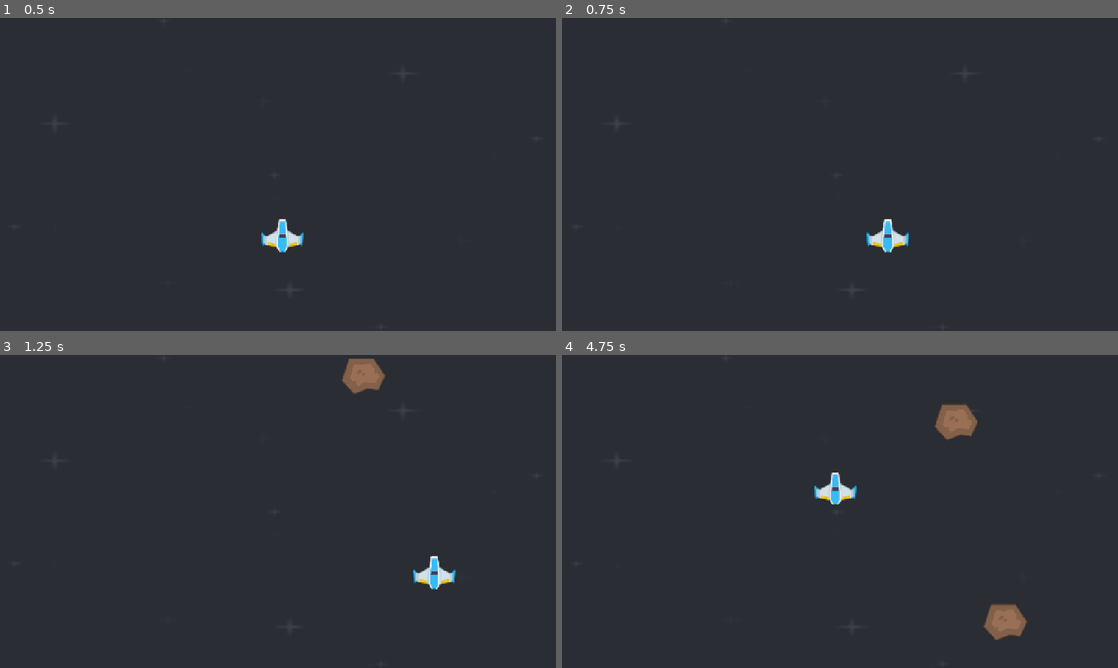
Above: before the commit, frames 1-4 (two rows, left to right).
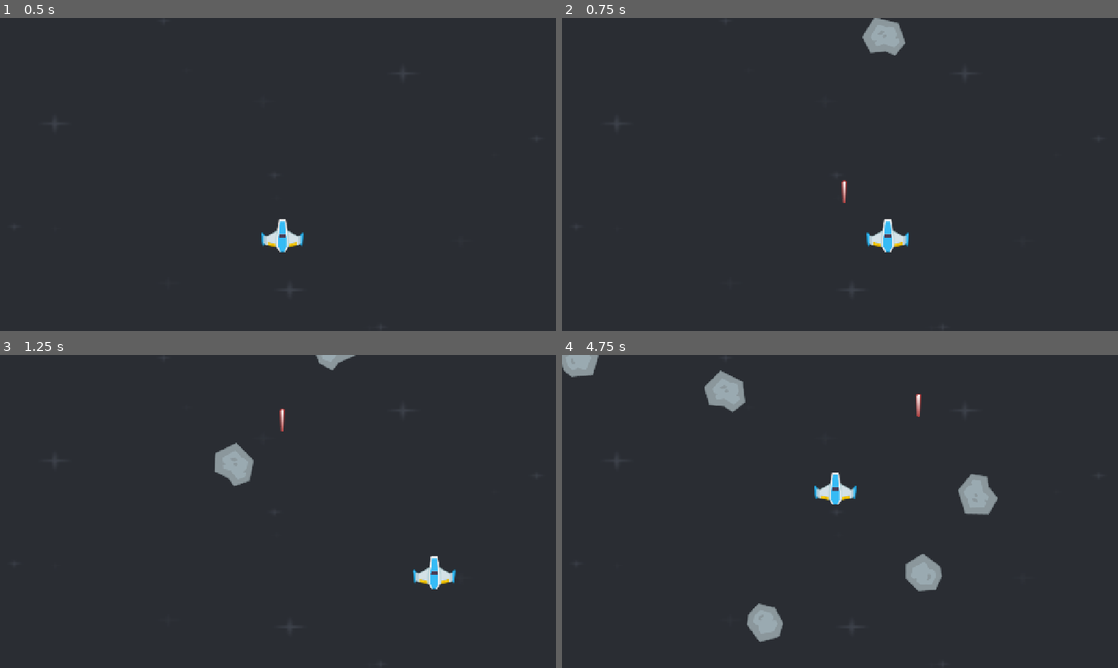
Above: after the commit, the same moments.

Repository: FrancescoRom/GodotSpacegame
Game: Godot game, scene res://level.tscn
The game is run twice, just before and just after one commit, with the same random seed, the same clock (stepped at 60 frames per second) and the same inputs.
Inputs:
- Up to frame 1 (0.5 s): no input
- Up to frame 2 (0.75 s): tap Enter at 0.5 s; hold D (right) from 0.53 s (still down); hold Space (shoot) from 0.53 s (still down)
- Up to frame 3 (1.25 s): keep holding D (right); keep holding Space (shoot)
- Up to frame 4 (4.75 s): release D (right) at 1.28 s; release Space (shoot) at 1.28 s; hold S (down) 1.28-2.03 s; tap Space (shoot) at 1.35, 2.85, 4.35 s; hold D (right) 2.03-2.78 s; hold Space (shoot) 2.03-2.78 s; hold W (up) 2.78-3.53 s; hold Space (shoot) 3.53-4.28 s; hold A (left) from 3.53 s (still down)

Frame 1 is identical in both runs. In frame 2, 0.7% of the frame differs, in the area x 50-62%, y 0-60%; in frame 3, 1.6%; in frame 4, 4.3%, in the area x 0-84%, y 0-92%.

Commit message:
deleted useless assets, added laser shooting, proper player colliding with meteors and randomized meteors

Diff:
--- a/laser.tscn
+++ b/laser.tscn
@@ -1,5 +1,6 @@
 [gd_scene format=3 uid="uid://c4070odhqj1jb"]
 
+[ext_resource type="Script" uid="uid://bewjowsona3h5" path="res://scenes/laser.gd" id="1_6vqwg"]
 [ext_resource type="Texture2D" uid="uid://c75uq7037qgu5" path="res://SpaceShooterRedux/PNG/Lasers/laserRed16.png" id="1_fn5yt"]
 
 [sub_resource type="CapsuleShape2D" id="CapsuleShape2D_6nexg"]
@@ -7,9 +8,16 @@
 height = 54.0
 
 [node name="Laser" type="Area2D" unique_id=1797091990]
+script = ExtResource("1_6vqwg")
 
 [node name="RedLaser" type="Sprite2D" parent="." unique_id=1189562715]
 texture = ExtResource("1_fn5yt")
 
 [node name="CollisionShape2D" type="CollisionShape2D" parent="." unique_id=609158154]
 shape = SubResource("CapsuleShape2D_6nexg")
+
+[node name="VisibleOnScreenNotifier2D" type="VisibleOnScreenNotifier2D" parent="." unique_id=62849820]
+rect = Rect2(-6, -27, 12, 54)
+
+[connection signal="body_exited" from="." to="." method="_on_body_exited"]
+[connection signal="screen_exited" from="VisibleOnScreenNotifier2D" to="." method="_on_visible_on_screen_notifier_2d_screen_exited"]
--- a/level.tscn
+++ b/level.tscn
@@ -47,6 +47,7 @@
 shape = SubResource("RectangleShape2D_r157h")
 
 [node name="MeteorTimer" type="Timer" parent="." unique_id=1144877940]
+wait_time = 0.5
 autostart = true
 
 [node name="Meteors" type="Node2D" parent="." unique_id=94286204]
--- a/meteor.tscn
+++ b/meteor.tscn
@@ -1,16 +1,16 @@
 [gd_scene format=3 uid="uid://cc5r8u42x856g"]
 
-[ext_resource type="Texture2D" uid="uid://c0i3terkd0nxc" path="res://SpaceShooterRedux/PNG/Meteors/meteorBrown_big1.png" id="1_n51xl"]
 [ext_resource type="Script" uid="uid://dpsxreu0s0k3o" path="res://scenes/meteor.gd" id="1_ohe0j"]
+
+[sub_resource type="CircleShape2D" id="CircleShape2D_6nexg"]
 
 [node name="Meteor" type="Area2D" unique_id=835730005]
 script = ExtResource("1_ohe0j")
 
 [node name="MeteorImage" type="Sprite2D" parent="." unique_id=1383661651]
-texture = ExtResource("1_n51xl")
 
-[node name="CollisionShape2D" type="CollisionPolygon2D" parent="." unique_id=493504745]
+[node name="CollisionShape2D" type="CollisionShape2D" parent="." unique_id=591666360]
 position = Vector2(-3, -8)
-polygon = PackedVector2Array(-30, -33, 27, -33, 52, 6, 37, 40, 13, 36, -19, 48, -47, 17)
+shape = SubResource("CircleShape2D_6nexg")
 
 [connection signal="body_entered" from="." to="." method="_on_body_entered"]
--- /dev/null
+++ b/scenes/laser.gd
@@ -0,0 +1,12 @@
+extends Area2D
+
+
+@export var speed := 500
+
+func _physics_process(delta: float) -> void:
+	position.y -= speed * delta
+
+
+func _on_visible_on_screen_notifier_2d_screen_exited() -> void:
+	print("laser left the screen")
+	queue_free()
--- a/scenes/meteor.gd
+++ b/scenes/meteor.gd
@@ -1,8 +1,21 @@
 extends Area2D
 
+var speed: int
+var rotation_speed: int
+var direction_x: float
 
 func _ready() -> void:
 	var rng := RandomNumberGenerator.new()
+
+	# texture
+	var path: String = "res://SpaceShooterRedux/PNG/Meteors/" + str(rng.randi_range(1, 6)) + ".png"
+	$MeteorImage.texture = load(path)
+
+	var texture_size = $MeteorImage.texture.get_size()
+	var circle = CircleShape2D.new()
+	circle.radius = min(texture_size.x, texture_size.y) * 0.4
+	$CollisionShape2D.shape = circle
+
 
 	# start pos
 	var width = get_viewport().get_visible_rect().size[0]
@@ -11,10 +24,15 @@
 	position = Vector2(random_x, random_y)
 
 	# speed / rotation / direction
+	speed = rng.randi_range(200, 500)
+	direction_x = rng.randf_range(-1, 1)
+	rotation_speed = rng.randi_range(-100, 100)
 
 func _process(delta: float) -> void:
-	position += Vector2(0, 1.0) * 400 * delta
+	position += Vector2(direction_x, 1.0) * speed * delta
+	rotation_degrees += rotation_speed * delta
 
 
 func _on_body_entered(body: Node2D) -> void:
-	print(body)
+	if body.name == "Player":
+		print("Player hit")
--- a/scenes/player.gd
+++ b/scenes/player.gd
@@ -1,14 +1,27 @@
 extends CharacterBody2D
 
 @export var speed: int = 500
+var laser_scene: PackedScene = load ("res://laser.tscn")
 
 # Called when the node enters the scene tree for the first time.
 func _ready():
 	position = Vector2(650, 500)
 
+func _unhandled_input(event: InputEvent) -> void:
+	if event.is_action_pressed("shoot"):
+		shoot()
+		print("laser shot")
 
 # Called every frame. 'delta' is the elapsed time since the previous frame.
 func _process(delta):
 	var direction = Input.get_vector("left", "right", "up", "down")
 	velocity = direction * speed
 	move_and_slide()
+
+func shoot() -> void:
+
+	var laser = laser_scene.instantiate()
+
+	get_tree().current_scene.add_child(laser)
+	# position to spaceships current pos
+	laser.global_position = global_position
Renamed: SpaceShooterRedux/PNG/Meteors/meteorBrown_big1.png -> SpaceShooterRedux/PNG/Meteors/1.png
Not shown, changed: SpaceShooterRedux/PNG/Meteors/1.png.import
Renamed: SpaceShooterRedux/PNG/Meteors/meteorBrown_big4.png -> SpaceShooterRedux/PNG/Meteors/2.png
Not shown, changed: SpaceShooterRedux/PNG/Meteors/2.png.import
Renamed: SpaceShooterRedux/PNG/Meteors/meteorBrown_big3.png -> SpaceShooterRedux/PNG/Meteors/3.png
Not shown, changed: SpaceShooterRedux/PNG/Meteors/3.png.import
Renamed: SpaceShooterRedux/PNG/Meteors/meteorGrey_big1.png -> SpaceShooterRedux/PNG/Meteors/4.png
Not shown, changed: SpaceShooterRedux/PNG/Meteors/4.png.import
Renamed: SpaceShooterRedux/PNG/Meteors/meteorGrey_big2.png -> SpaceShooterRedux/PNG/Meteors/5.png
Not shown, changed: SpaceShooterRedux/PNG/Meteors/5.png.import
Renamed: SpaceShooterRedux/PNG/Meteors/meteorGrey_big3.png -> SpaceShooterRedux/PNG/Meteors/6.png
Not shown, changed: SpaceShooterRedux/PNG/Meteors/6.png.import
(and 51 more such lines)
